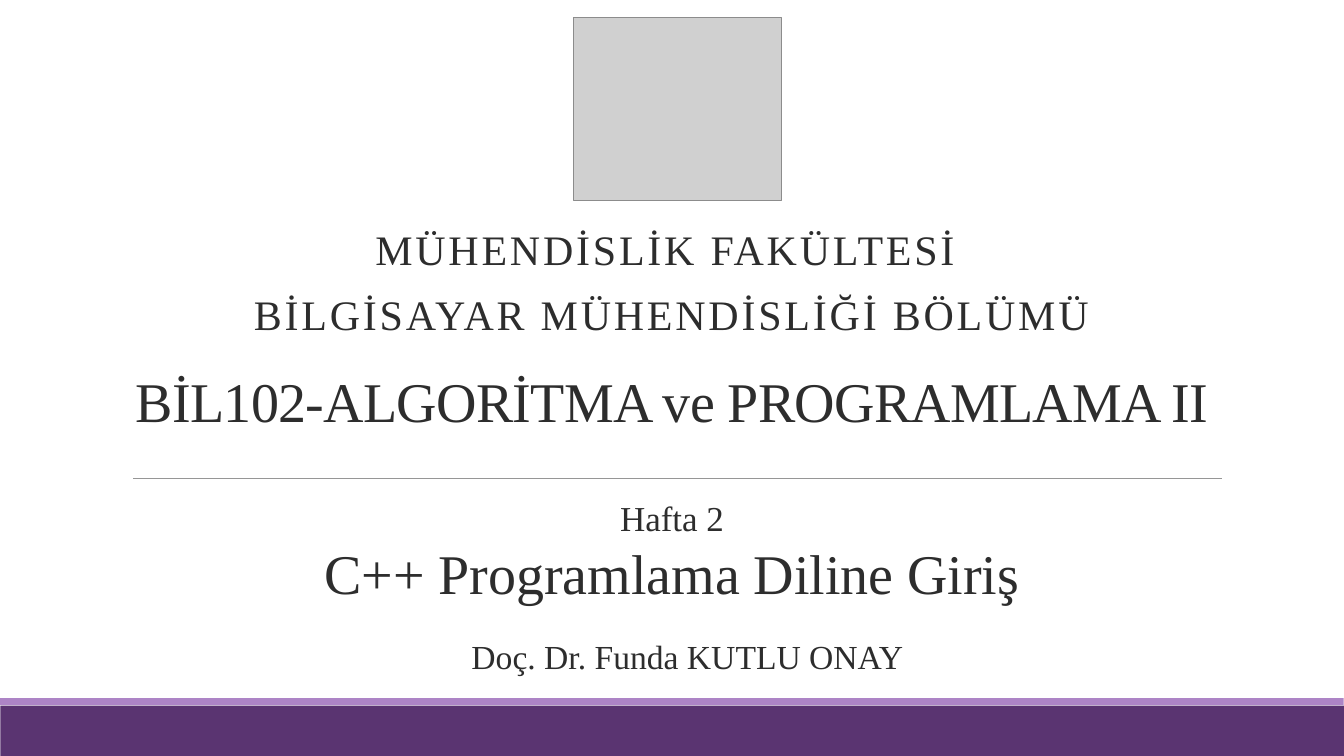
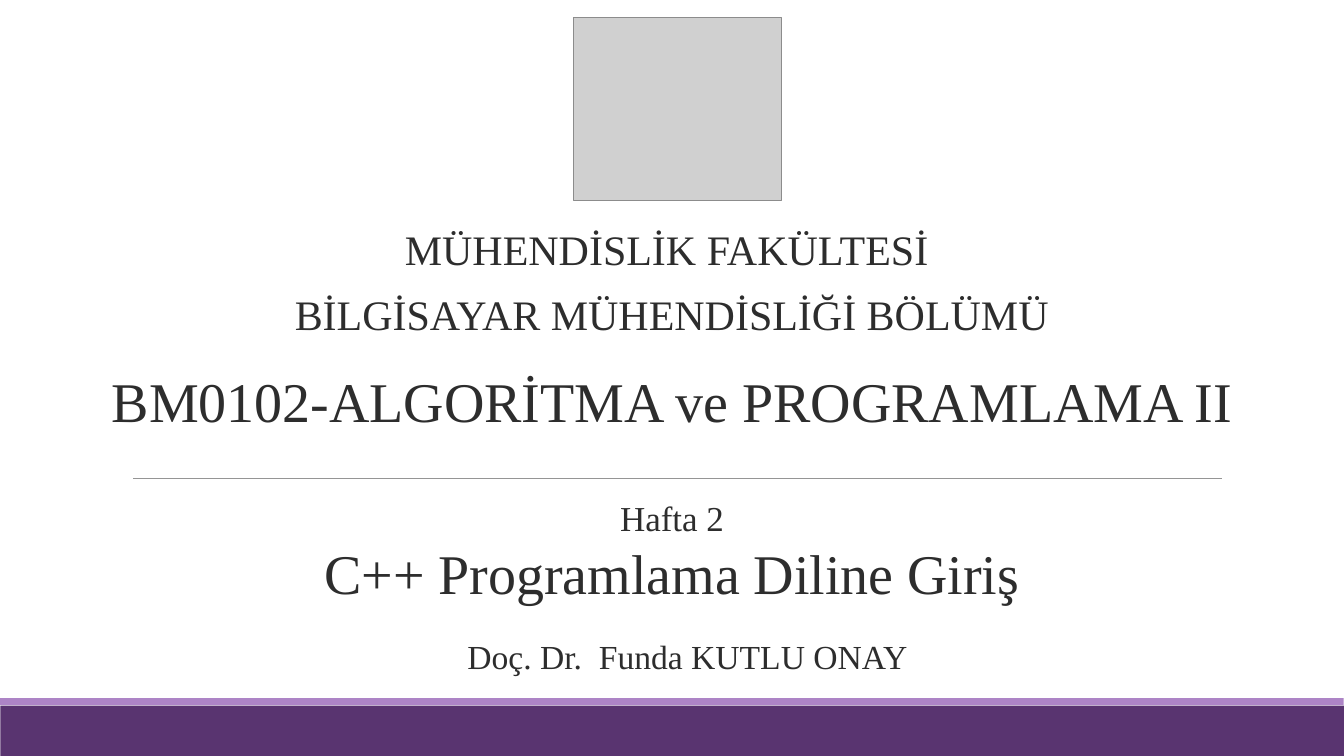
Before and after one commit to funkut/BIL102-AlgoritmaVeProgramlama2-DersNotlari, a slide deck: slide 1 of Hafta 2.pptx. Drawn at 1344x756 pixels with LibreOffice and Linux fonts; fonts in the diff are those of the drawing; grey boxes stand for pictures. Boxes give left, top, right and bottom in pixels: in the first picture for what was removed or moved away, otherwise in the second. Text is boxed around its words. In the diff, an @@ line names an element or a change of style, - is before the commit and + after.

```diff
--- a/Hafta 2.pptx
+++ b/Hafta 2.pptx
@@ subtitle "MÜHENDİSLİK FAKÜLTESİ" at [295, 232, 1049, 331]: letter spacing 2 to 0 pt; less space between paragraphs @@
@@ title at [112, 379, 1232, 423]: text changed @@
-BİL102-ALGORİTMA ve PROGRAMLAMA II
+BM0102-ALGORİTMA ve PROGRAMLAMA II
@@ text "Doç. Dr. Funda KUTLU ONAY" at [467, 645, 907, 676]: less space between paragraphs @@
```
Also in this commit, not shown: 15 other slides changed, 3 other files.
